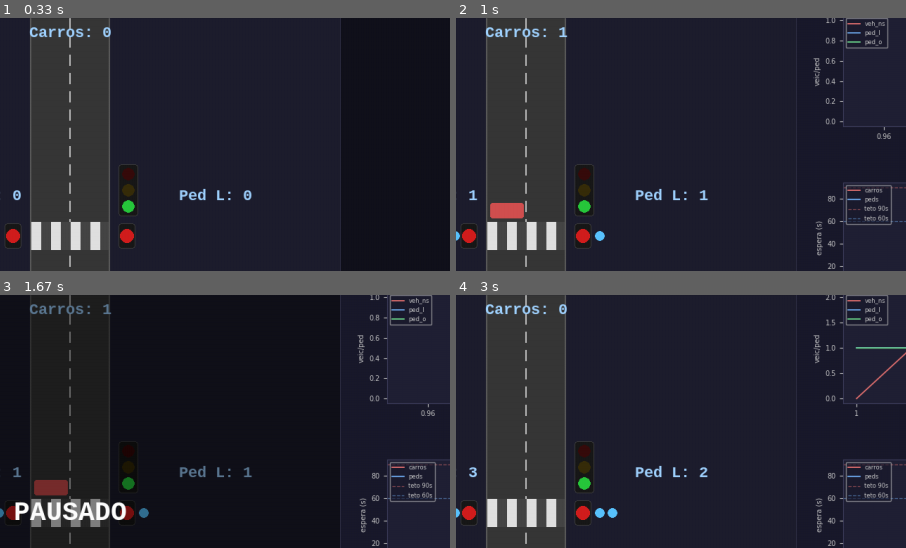
Above: before the commit, frames 1-4 (two rows, left to right).
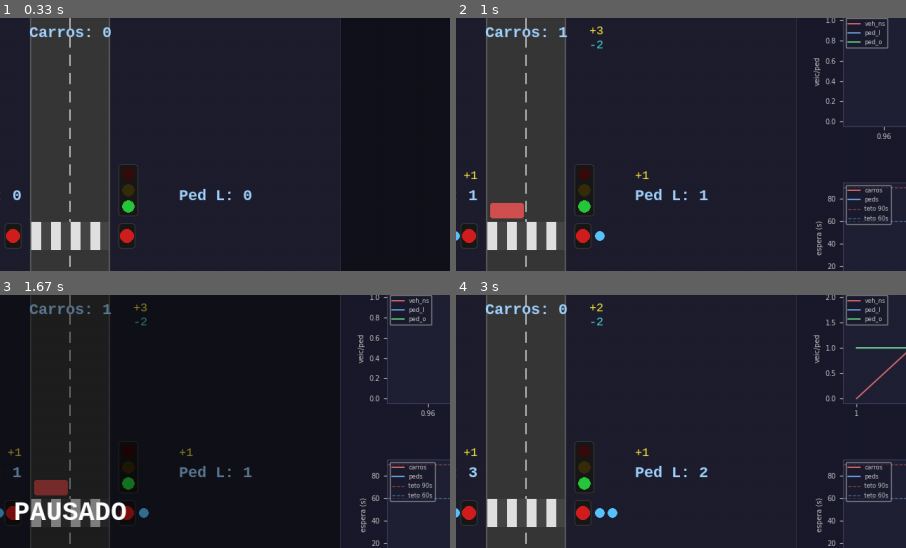
Above: after the commit, the same moments.

Repository: camilashingaki/smart-traffic-light
Game: pygame game, started from machine-learning/scripts/run_visual_demo.py
Two runs of this game, one before a commit and one after it. Both use one fixed random seed, a clock stepped at 60 frames per second and the inputs below.
Inputs (mouse positions are % of the whole screen's width and height, from its top left):
- Up to frame 1 (0.33 s): no input
- Up to frame 2 (1 s): click (39, 96) at 0.38 s; click (46, 96) at 0.72 s
- Up to frame 3 (1.67 s): tap Space at 1 s; click (87, 85) at 1.38 s
- Up to frame 4 (3 s): tap 4 at 1.67 s; tap 1 at 2 s; click (39, 96) at 2.38 s; click (21, 96) at 2.72 s
The pictures show only the part of the screen within x 22-72%, y 6-56%; the shares and areas given below are measured in that part.

Frame 1 is identical in both runs. In frame 2, 0.2% of the frame differs, in the area x 1-43%, y 3-64%; in frame 3, 0.1%; in frame 4, 0.2%.

Commit message:
fix(viz): indicadores +N/-N visiveis por 1s em tempo real

Diff:
--- a/machine-learning/src/visualization/pygame_renderer.py
+++ b/machine-learning/src/visualization/pygame_renderer.py
@@ -33,7 +33,7 @@
 _COUNTER_COL      = (160, 210, 255)   # azul-gelo para contadores de fila
 _FLASH_ARRIVAL    = (255, 235, 60)    # amarelo claro — chegadas
 _FLASH_DRAIN      = (70,  220, 220)   # ciano claro   — escoamentos
-_FLASH_FRAMES     = 5                 # frames de vida de cada indicador
+_FLASH_MS         = 1000              # duração dos indicadores em milissegundos reais
 _HUD_BG           = (20,  20,  35)
 _CTRL_BG          = (22,  22,  38)
 _BTN_ACTIVE       = (55,  100, 185)
@@ -105,7 +105,7 @@
         self._buttons: dict[str, pygame.Rect] = {}
         self._build_buttons()
 
-        self._flashes: list[dict] = []
+        self._flashes: dict[str, dict] = {}   # slot → flash; slot = "{queue}_{sign}"
         self._last_tick_seen: int = -1
 
     # ── Botões ───────────────────────────────────────────────────────────────
@@ -160,7 +160,7 @@
         if arrivals is not None and drains is not None:
             tick = state["tick"]
             if tick < self._last_tick_seen:
-                self._flashes = []
+                self._flashes = {}
             elif tick != self._last_tick_seen and self._last_tick_seen >= 0:
                 self._spawn_flashes(arrivals, drains)
             self._last_tick_seen = tick
@@ -279,38 +279,42 @@
     # ── Indicadores de chegada / escoamento ─────────────────────────────────
 
     def _spawn_flashes(self, arrivals: dict[str, int], drains: dict[str, int]) -> None:
-        """Cria indicadores piscantes para chegadas (+N) e escoamentos (-N) do tick."""
-        # (queue_key, sinal, dicionário, x, y, cor, alinhar_direita)
+        """Cria/atualiza indicadores de chegadas (+N) e escoamentos (-N) do tick.
+
+        Cada slot (fila + sinal) é único: se já existe um indicador visível para
+        aquele slot, o número é atualizado e o timer reiniciado, garantindo que
+        em velocidades altas o valor mais recente sempre apareça por 1s completo.
+        """
+        expire_at = pygame.time.get_ticks() + _FLASH_MS
         specs = [
-            ("veh_ns", "+", arrivals, self._road_cx + 90, self._cx_y + 8,           _FLASH_ARRIVAL, False),
-            ("veh_ns", "-", drains,   self._road_cx + 90, self._cx_y + 28,          _FLASH_DRAIN,   False),
-            ("ped_l",  "+", arrivals, self._road_r + 100,  self._zebra_cy - 96,     _FLASH_ARRIVAL, False),
-            ("ped_l",  "-", drains,   self._road_r + 100,  self._zebra_cy - 74,     _FLASH_DRAIN,   False),
-            ("ped_o",  "+", arrivals, self._road_l - 14,   self._zebra_cy - 96,     _FLASH_ARRIVAL, True),
-            ("ped_o",  "-", drains,   self._road_l - 14,   self._zebra_cy - 74,     _FLASH_DRAIN,   True),
+            ("veh_ns", "+", arrivals, self._road_cx + 90, self._cx_y + 8,       _FLASH_ARRIVAL, False),
+            ("veh_ns", "-", drains,   self._road_cx + 90, self._cx_y + 28,      _FLASH_DRAIN,   False),
+            ("ped_l",  "+", arrivals, self._road_r + 100,  self._zebra_cy - 96, _FLASH_ARRIVAL, False),
+            ("ped_l",  "-", drains,   self._road_r + 100,  self._zebra_cy - 74, _FLASH_DRAIN,   False),
+            ("ped_o",  "+", arrivals, self._road_l - 14,   self._zebra_cy - 96, _FLASH_ARRIVAL, True),
+            ("ped_o",  "-", drains,   self._road_l - 14,   self._zebra_cy - 74, _FLASH_DRAIN,   True),
         ]
         for key, sign, data, x, y, color, right_align in specs:
             n = data.get(key, 0)
             if n > 0:
-                self._flashes.append({
+                self._flashes[f"{key}_{sign}"] = {
                     "text": f"{sign}{n}",
                     "x": x, "y": y,
                     "color": color,
                     "right_align": right_align,
-                    "frames_left": _FLASH_FRAMES,
-                })
+                    "expire_at": expire_at,
+                }
 
     def _draw_flashes(self, surface: pygame.Surface) -> None:
-        """Renderiza e decrementa indicadores piscantes ativos."""
-        alive = []
-        for fl in self._flashes:
+        """Renderiza indicadores ativos e remove os expirados."""
+        now = pygame.time.get_ticks()
+        self._flashes = {
+            slot: fl for slot, fl in self._flashes.items() if fl["expire_at"] > now
+        }
+        for fl in self._flashes.values():
             txt = self._fn_md.render(fl["text"], True, fl["color"])
             x = fl["x"] - (txt.get_width() if fl["right_align"] else 0)
             surface.blit(txt, (x, fl["y"]))
-            fl["frames_left"] -= 1
-            if fl["frames_left"] > 0:
-                alive.append(fl)
-        self._flashes = alive
 
     # ── Semáforos ────────────────────────────────────────────────────────────
 
